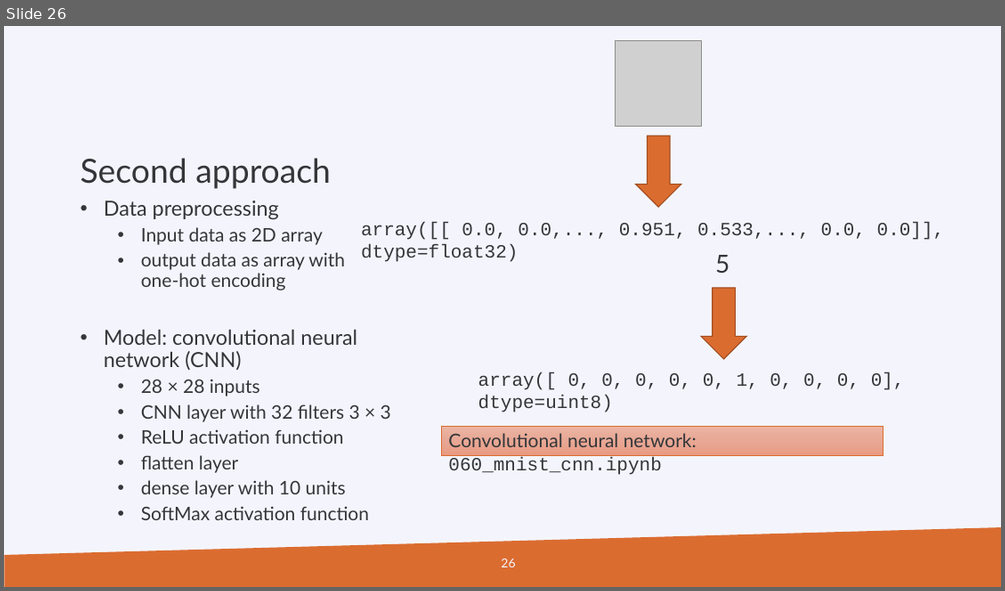
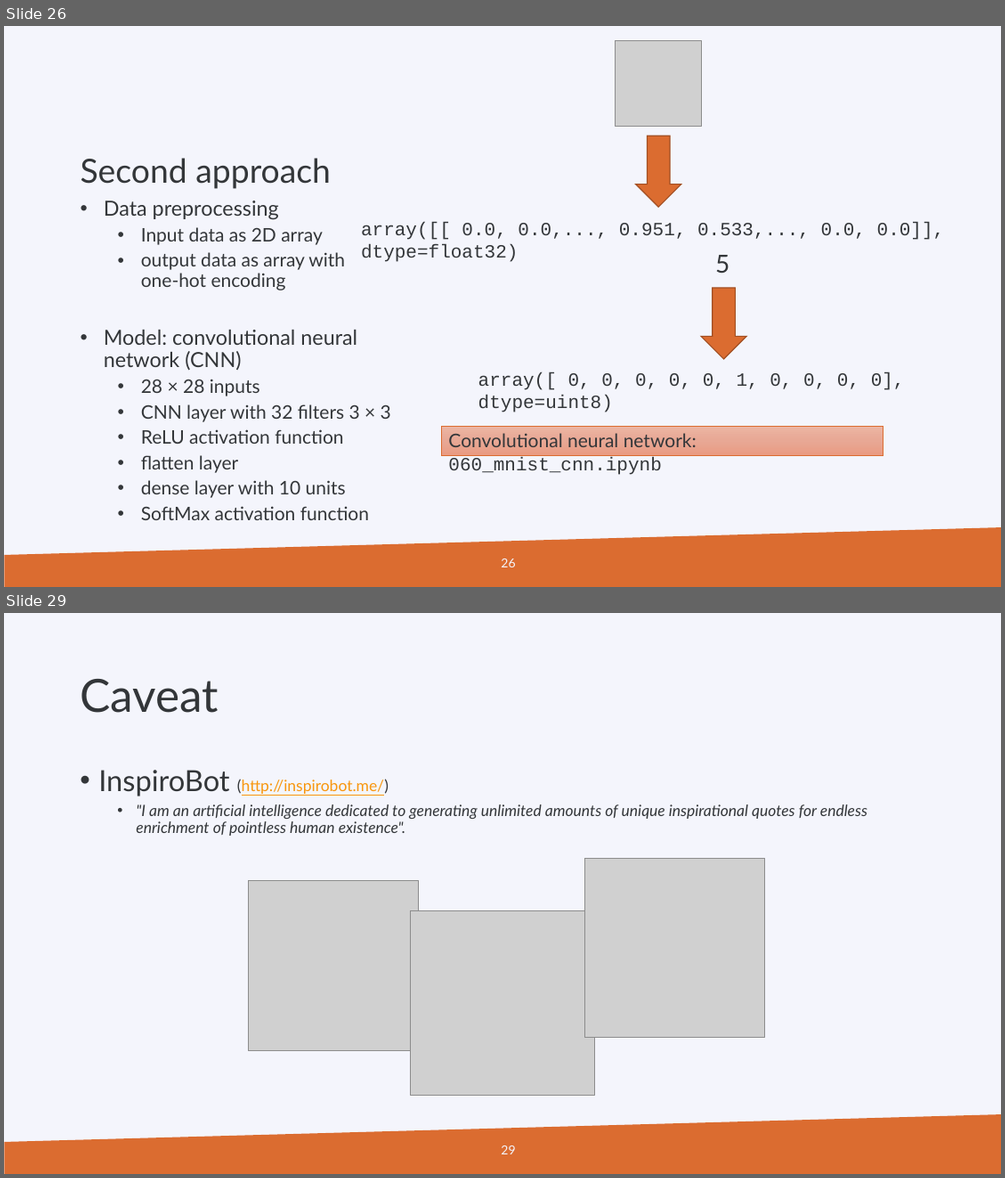
Before and after one commit to gjbex/PRACE_ML, a slide deck: prace_days_ml_2019.pptx. Shown one above the other, each under a label of ours: slide 26 before the commit, slides 26 and 29 after it; the slides between them are not shown. The pictures are 1005x591 and 1005x1178 pixels, drawn with LibreOffice and Linux fonts; fonts in the diff are those of the drawing; grey boxes stand for pictures; background and template pictures are left out. Boxes give left, top, right and bottom in pixels: in the first picture for what was removed or moved away, otherwise in the second. Text is boxed around its words. In the diff, an @@ line names an element or a change of style, - is before the commit and + after.

```diff
--- a/prace_days_ml_2019.pptx
+++ b/prace_days_ml_2019.pptx
@@ slide 29 added at [4, 613, 1001, 1174], background #F4F5FC; not listed: 1 template element that a slide beside it also shows @@
@@ title added at [80, 679, 218, 713], 44 pt, text #333639 @@
+Caveat
@@ text added at [98, 770, 867, 835], 15 pt, text #333639, italic @@
+• InspiroBot (http://inspirobot.me/)
+  • "I am an artificial intelligence dedicated to generating unlimited amounts of unique inspirational quotes for endless enrichment of pointless human existence".
@@ picture added at [585, 859, 764, 1038] @@
@@ picture added at [248, 880, 418, 1051] @@
@@ picture added at [411, 911, 595, 1095] @@
@@ page number added at [501, 1145, 515, 1154], 12 pt, text #F4F5FC @@
+29
```
Also in this commit, not shown: 1 slide changed, 2 other slides added.
